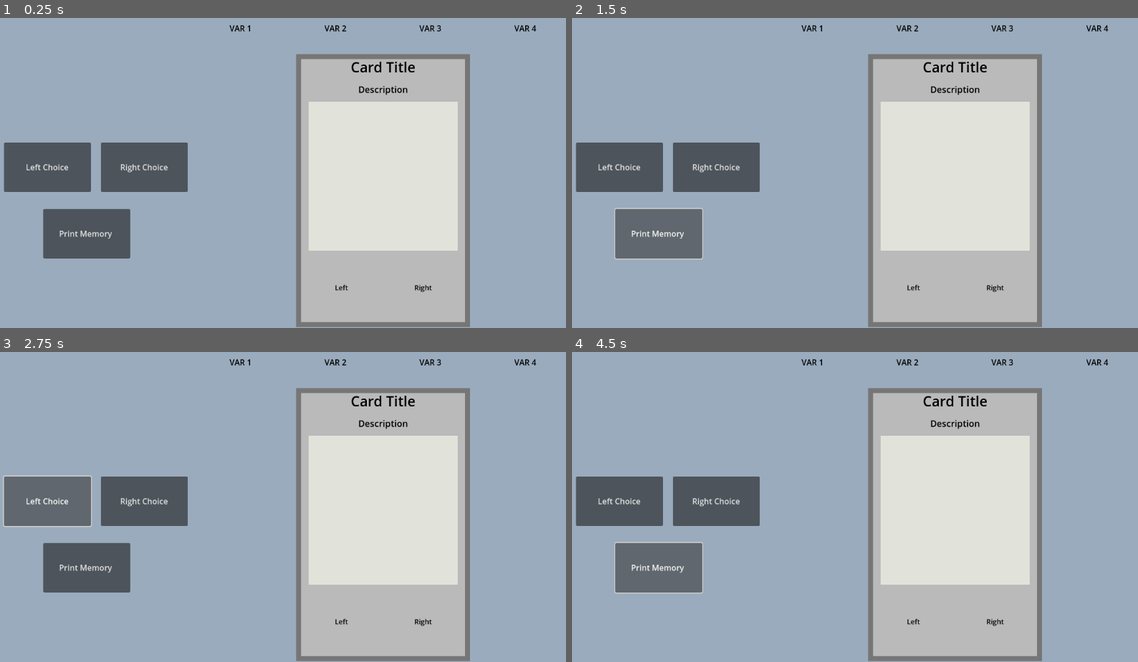
Above: before the commit, frames 1-4 (two rows, left to right).
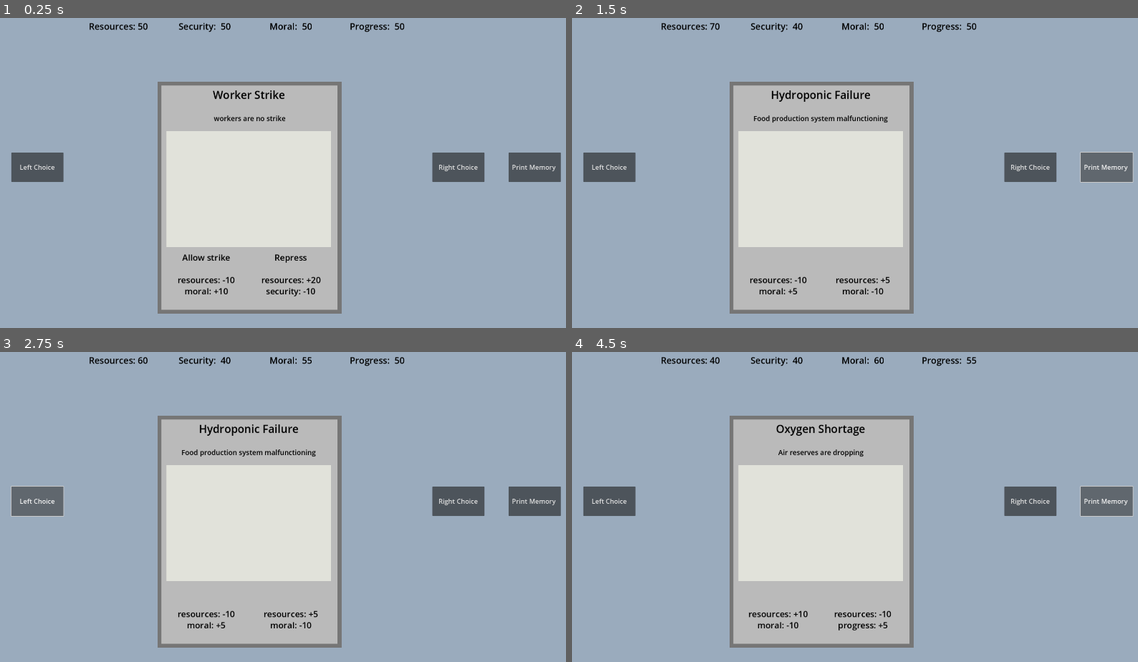
Above: after the commit, the same moments.

Repository: davidcurral/Procedural-Narrative-Prototype-Project
Game: Godot game, scene res://Scenes/main.tscn
Same seed, same stepped clock (60 frames per second), same inputs: the game is played once before the commit and once after it.
Inputs:
- Up to frame 1 (0.25 s): no input
- Up to frame 2 (1.5 s): click "Right Choice" at 0.5 s; click "Print Memory" at 1.25 s
- Up to frame 3 (2.75 s): click "Left Choice" at 2 s
- Up to frame 4 (4.5 s): click "Left Choice" at 2.75 s; click "Right Choice" at 3.5 s; click "Print Memory" at 4.25 s

The runs differ from the first frame. In frame 1, 49% of the frame differs, in the area x 0-100%, y 1-100%; in frame 2, 49%; in frame 3, 49%; in frame 4, 49%.
Error before the commit: Invalid access to property or key 'right_effects' on a base object of type 'Nil'. (res://Scripts/game_state.gd:74)

Commit message:
Day 9 UI changes and re-load cards correctly
Changed the UI of cards and main to be more visible and bigger.
Changed how current load cards was working to be able to apply type and target to the enums. (enums read ints not strings)

Diff:
--- a/procedural-narrative/Resources/auto cards/1_oxygen_shortage.tres
+++ b/procedural-narrative/Resources/auto cards/1_oxygen_shortage.tres
@@ -9,6 +9,7 @@
 
 [sub_resource type="Resource" id="Resource_qy31l"]
 script = ExtResource("1_lucnn")
+target = 3
 value = -10
 
 [sub_resource type="Resource" id="Resource_o186i"]
@@ -17,6 +18,7 @@
 
 [sub_resource type="Resource" id="Resource_vsdgv"]
 script = ExtResource("1_lucnn")
+target = 1
 value = 5
 
 [resource]
--- a/procedural-narrative/Resources/auto cards/2_hydroponic_failure.tres
+++ b/procedural-narrative/Resources/auto cards/2_hydroponic_failure.tres
@@ -9,6 +9,7 @@
 
 [sub_resource type="Resource" id="Resource_piov7"]
 script = ExtResource("1_2kjev")
+target = 3
 value = 5
 
 [sub_resource type="Resource" id="Resource_h2jk8"]
@@ -17,6 +18,7 @@
 
 [sub_resource type="Resource" id="Resource_dog3x"]
 script = ExtResource("1_2kjev")
+target = 3
 value = -10
 
 [resource]
--- a/procedural-narrative/Resources/card_database.tres
+++ b/procedural-narrative/Resources/card_database.tres
@@ -1,8 +1,13 @@
-[gd_resource type="Resource" script_class="CardDatabase" load_steps=3 format=3 uid="uid://7yho5snn7qd3"]
+[gd_resource type="Resource" script_class="CardDatabase" load_steps=7 format=3 uid="uid://7yho5snn7qd3"]
 
 [ext_resource type="Script" uid="uid://nvquj6gcvoei" path="res://Scripts/card_data.gd" id="1_vg1d5"]
 [ext_resource type="Script" uid="uid://b4gjbeghvnxg0" path="res://Scripts/Utilities/card_database.gd" id="2_4q1l7"]
+[ext_resource type="Resource" uid="uid://b41g3p0n5i8sr" path="res://Resources/auto cards/1_oxygen_shortage.tres" id="2_26kh7"]
+[ext_resource type="Resource" uid="uid://bi1yka3anqa6r" path="res://Resources/auto cards/2_hydroponic_failure.tres" id="3_5km27"]
+[ext_resource type="Resource" uid="uid://cnh7rrk5dd7uk" path="res://Resources/auto cards/59_symbiosis_proposal.tres" id="4_ljpky"]
+[ext_resource type="Resource" uid="uid://myvso8xldmbd" path="res://Resources/auto cards/60_planet_awakens.tres" id="5_wdxk7"]
 
 [resource]
 script = ExtResource("2_4q1l7")
+card_list = Array[ExtResource("1_vg1d5")]([ExtResource("2_26kh7"), ExtResource("3_5km27"), ExtResource("4_ljpky"), ExtResource("5_wdxk7")])
 metadata/_custom_type_script = "uid://b4gjbeghvnxg0"
--- a/procedural-narrative/Resources/manual cards/20_worker_strike.tres
+++ b/procedural-narrative/Resources/manual cards/20_worker_strike.tres
@@ -1,8 +1,37 @@
-[gd_resource type="Resource" script_class="Cards" load_steps=3 format=3 uid="uid://bx4htnae2si2l"]
+[gd_resource type="Resource" script_class="Cards" load_steps=7 format=3 uid="uid://bx4htnae2si2l"]
 
 [ext_resource type="Script" uid="uid://1wjhtkh2chtx" path="res://Scripts/Effect.gd" id="1_fh7bu"]
 [ext_resource type="Script" uid="uid://nvquj6gcvoei" path="res://Scripts/card_data.gd" id="2_75iow"]
 
+[sub_resource type="Resource" id="Resource_p5j03"]
+script = ExtResource("1_fh7bu")
+value = -10
+metadata/_custom_type_script = "uid://1wjhtkh2chtx"
+
+[sub_resource type="Resource" id="Resource_5dq55"]
+script = ExtResource("1_fh7bu")
+target = 3
+value = 10
+metadata/_custom_type_script = "uid://1wjhtkh2chtx"
+
+[sub_resource type="Resource" id="Resource_ril4s"]
+script = ExtResource("1_fh7bu")
+value = 20
+metadata/_custom_type_script = "uid://1wjhtkh2chtx"
+
+[sub_resource type="Resource" id="Resource_ps3jy"]
+script = ExtResource("1_fh7bu")
+target = 2
+value = -10
+metadata/_custom_type_script = "uid://1wjhtkh2chtx"
+
 [resource]
 script = ExtResource("2_75iow")
+id = 20
+name = "Worker Strike"
+context = " workers are no strike"
+left_effects = Array[ExtResource("1_fh7bu")]([SubResource("Resource_p5j03"), SubResource("Resource_5dq55")])
+left_description = "Allow strike"
+right_effects = Array[ExtResource("1_fh7bu")]([SubResource("Resource_ril4s"), SubResource("Resource_ps3jy")])
+right_description = "Repress"
 metadata/_custom_type_script = "uid://nvquj6gcvoei"
--- a/procedural-narrative/Scenes/Cards.tscn
+++ b/procedural-narrative/Scenes/Cards.tscn
@@ -20,19 +20,20 @@
 script = ExtResource("1_3q7ms")
 
 [node name="Panel" type="Panel" parent="."]
-custom_minimum_size = Vector2(300, 500)
+custom_minimum_size = Vector2(475, 550)
 layout_mode = 1
 anchors_preset = 8
 anchor_left = 0.5
 anchor_top = 0.5
 anchor_right = 0.5
 anchor_bottom = 0.5
-offset_left = -176.0
+offset_left = -251.0
 offset_top = -274.0
-offset_right = 174.0
-offset_bottom = 276.0
+offset_right = 224.0
+offset_bottom = 326.0
 grow_horizontal = 2
 grow_vertical = 2
+scale = Vector2(1.3, 1.3)
 pivot_offset = Vector2(175, 275)
 theme_override_styles/panel = SubResource("StyleBoxFlat_dooop")
 
@@ -41,7 +42,10 @@
 anchors_preset = 15
 anchor_right = 1.0
 anchor_bottom = 1.0
+offset_left = 7.3076935
 offset_top = 6.0
+offset_right = -9.615356
+offset_bottom = -7.307617
 grow_horizontal = 2
 grow_vertical = 2
 
@@ -66,14 +70,14 @@
 vertical_alignment = 1
 
 [node name="ColorRect" type="ColorRect" parent="Panel/VBoxContainer"]
-custom_minimum_size = Vector2(300, 300)
+custom_minimum_size = Vector2(425, 300)
 layout_mode = 2
 size_flags_horizontal = 4
 size_flags_vertical = 3
 color = Color(0.8834328, 0.88541156, 0.85293067, 1)
 
 [node name="Description" type="Label" parent="Panel/VBoxContainer"]
-custom_minimum_size = Vector2(50, 150)
+custom_minimum_size = Vector2(50, 160)
 layout_mode = 2
 size_flags_vertical = 1
 theme_override_colors/font_color = Color(0, 0, 0, 1)
@@ -87,6 +91,7 @@
 anchor_right = 1.0
 anchor_bottom = 1.0
 offset_left = 12.0
+offset_top = 8.0
 offset_right = -13.0
 offset_bottom = -8.0
 grow_horizontal = 2
@@ -97,8 +102,8 @@
 size_flags_horizontal = 3
 size_flags_vertical = 3
 theme_override_colors/font_color = Color(0, 0, 0, 1)
-theme_override_constants/line_spacing = 0
-theme_override_font_sizes/font_size = 14
+theme_override_constants/line_spacing = -2
+theme_override_font_sizes/font_size = 22
 text = "Left"
 horizontal_alignment = 1
 vertical_alignment = 1
@@ -108,8 +113,8 @@
 size_flags_horizontal = 3
 size_flags_vertical = 3
 theme_override_colors/font_color = Color(0, 0, 0, 1)
-theme_override_constants/line_spacing = 0
-theme_override_font_sizes/font_size = 14
+theme_override_constants/line_spacing = -2
+theme_override_font_sizes/font_size = 22
 text = "Right"
 horizontal_alignment = 1
 vertical_alignment = 1
--- a/procedural-narrative/Scenes/main.tscn
+++ b/procedural-narrative/Scenes/main.tscn
@@ -1,11 +1,9 @@
-[gd_scene load_steps=12 format=3 uid="uid://c7c1xfww0va0j"]
+[gd_scene load_steps=10 format=3 uid="uid://c7c1xfww0va0j"]
 
 [ext_resource type="Script" uid="uid://csiy081se5hs" path="res://Scripts/main.gd" id="1_bo1nx"]
 [ext_resource type="PackedScene" uid="uid://cephiiu50nyso" path="res://Scenes/Cards.tscn" id="2_6bp64"]
 [ext_resource type="Script" uid="uid://nvquj6gcvoei" path="res://Scripts/card_data.gd" id="2_jjvhh"]
-[ext_resource type="Resource" uid="uid://biyn164p3wqr5" path="res://Resources/manual cards/56_ai_uprising.tres" id="3_21xkr"]
-[ext_resource type="Resource" uid="uid://cavov70jgh2j4" path="res://Resources/manual cards/36_strange_signal.tres" id="4_6bp64"]
-[ext_resource type="Resource" uid="uid://c0yll1jb4p62o" path="res://Resources/manual cards/62_planet_awakens.tres" id="5_344ge"]
+[ext_resource type="Resource" uid="uid://bx4htnae2si2l" path="res://Resources/manual cards/20_worker_strike.tres" id="3_6bp64"]
 [ext_resource type="Script" uid="uid://bwcixh2xe0uk5" path="res://Scripts/Utilities/data_loader.gd" id="7_6bp64"]
 [ext_resource type="Script" uid="uid://bbx5hja5ve1l0" path="res://Scripts/Utilities/ToolBuilderScript.gd" id="8_344ge"]
 [ext_resource type="Resource" uid="uid://7yho5snn7qd3" path="res://Resources/card_database.tres" id="9_ynf5e"]
@@ -17,14 +15,13 @@
 bg_color = Color(0.6, 0.6, 0.6, 0)
 
 [node name="Main" type="Control"]
+custom_minimum_size = Vector2(1920, 1080)
 layout_mode = 3
-anchors_preset = 15
-anchor_right = 1.0
-anchor_bottom = 1.0
-grow_horizontal = 2
-grow_vertical = 2
+anchors_preset = 0
+offset_right = 1920.0
+offset_bottom = 1080.0
 script = ExtResource("1_bo1nx")
-initial_card_list = Array[ExtResource("2_jjvhh")]([ExtResource("3_21xkr"), ExtResource("4_6bp64"), ExtResource("5_344ge")])
+initial_card_list = Array[ExtResource("2_jjvhh")]([ExtResource("3_6bp64")])
 database = ExtResource("9_ynf5e")
 
 [node name="Panel" type="Panel" parent="."]
@@ -44,35 +41,19 @@
 grow_horizontal = 2
 grow_vertical = 2
 
-[node name="NextCard" type="Button" parent="Panel/HBoxContainer"]
-visible = false
-custom_minimum_size = Vector2(175, 100)
-layout_mode = 2
-size_flags_horizontal = 6
-size_flags_vertical = 4
-size_flags_stretch_ratio = 2.49
-text = "NEXT CARD"
-
 [node name="LeftChoice" type="Button" parent="Panel/HBoxContainer"]
 custom_minimum_size = Vector2(175, 100)
 layout_mode = 2
 size_flags_horizontal = 6
 size_flags_vertical = 4
 size_flags_stretch_ratio = 2.49
+theme_override_font_sizes/font_size = 22
 text = "Left Choice"
-
-[node name="RightChoice" type="Button" parent="Panel/HBoxContainer"]
-custom_minimum_size = Vector2(175, 100)
-layout_mode = 2
-size_flags_horizontal = 6
-size_flags_vertical = 4
-size_flags_stretch_ratio = 2.49
-text = "Right Choice"
 
 [node name="Panel" type="Panel" parent="Panel/HBoxContainer"]
 layout_mode = 2
 size_flags_horizontal = 3
-size_flags_stretch_ratio = 9.86
+size_flags_stretch_ratio = 11.4
 theme_override_styles/panel = SubResource("StyleBoxFlat_6bp64")
 
 [node name="VBoxContainer" type="VBoxContainer" parent="Panel/HBoxContainer/Panel"]
@@ -86,12 +67,13 @@
 [node name="HBoxContainer" type="HBoxContainer" parent="Panel/HBoxContainer/Panel/VBoxContainer"]
 layout_mode = 2
 size_flags_vertical = 3
-size_flags_stretch_ratio = 0.56
+size_flags_stretch_ratio = 0.5
 
 [node name="Label" type="Label" parent="Panel/HBoxContainer/Panel/VBoxContainer/HBoxContainer"]
 layout_mode = 2
 size_flags_horizontal = 3
 theme_override_colors/font_color = Color(0, 0, 0, 1)
+theme_override_font_sizes/font_size = 30
 text = "VAR 1"
 horizontal_alignment = 1
 vertical_alignment = 1
@@ -100,6 +82,7 @@
 layout_mode = 2
 size_flags_horizontal = 3
 theme_override_colors/font_color = Color(0, 0, 0, 1)
+theme_override_font_sizes/font_size = 30
 text = "VAR 2"
 horizontal_alignment = 1
 vertical_alignment = 1
@@ -108,6 +91,7 @@
 layout_mode = 2
 size_flags_horizontal = 3
 theme_override_colors/font_color = Color(0, 0, 0, 1)
+theme_override_font_sizes/font_size = 30
 text = "VAR 3"
 horizontal_alignment = 1
 vertical_alignment = 1
@@ -116,6 +100,7 @@
 layout_mode = 2
 size_flags_horizontal = 3
 theme_override_colors/font_color = Color(0, 0, 0, 1)
+theme_override_font_sizes/font_size = 30
 text = "VAR 4"
 horizontal_alignment = 1
 vertical_alignment = 1
@@ -123,18 +108,24 @@
 [node name="Cards" parent="Panel/HBoxContainer/Panel/VBoxContainer" instance=ExtResource("2_6bp64")]
 layout_mode = 2
 size_flags_vertical = 3
-size_flags_stretch_ratio = 3.51
+size_flags_stretch_ratio = 3.57
 
-[node name="RightChoice2" type="Button" parent="Panel"]
+[node name="RightChoice" type="Button" parent="Panel/HBoxContainer"]
 custom_minimum_size = Vector2(175, 100)
-layout_mode = 0
-offset_left = 87.0
-offset_top = 408.0
-offset_right = 262.0
-offset_bottom = 508.0
+layout_mode = 2
 size_flags_horizontal = 6
 size_flags_vertical = 4
 size_flags_stretch_ratio = 2.49
+theme_override_font_sizes/font_size = 22
+text = "Right Choice"
+
+[node name="PrintMemory" type="Button" parent="Panel/HBoxContainer"]
+custom_minimum_size = Vector2(175, 100)
+layout_mode = 2
+size_flags_horizontal = 6
+size_flags_vertical = 4
+size_flags_stretch_ratio = 2.49
+theme_override_font_sizes/font_size = 22
 text = "Print Memory "
 
 [node name="DataLoader" type="Node" parent="."]
@@ -144,7 +135,6 @@
 script = ExtResource("8_344ge")
 database = ExtResource("9_ynf5e")
 
-[connection signal="pressed" from="Panel/HBoxContainer/NextCard" to="." method="_on_next_card_pressed"]
 [connection signal="pressed" from="Panel/HBoxContainer/LeftChoice" to="." method="_on_left_choice_pressed"]
 [connection signal="pressed" from="Panel/HBoxContainer/RightChoice" to="." method="_on_right_choice_pressed"]
-[connection signal="pressed" from="Panel/RightChoice2" to="." method="_on_memory_print"]
+[connection signal="pressed" from="Panel/HBoxContainer/PrintMemory" to="." method="_on_memory_print"]
--- a/procedural-narrative/Scripts/Effect.gd
+++ b/procedural-narrative/Scripts/Effect.gd
@@ -27,6 +27,6 @@
 @export var type: type_options
 @export var target: target_options
 @export var value: int
-@export var arc: arc_options = 0
+@export var arc: arc_options
 var arc_chapter: Array = []
 #@export var description := ""
--- a/procedural-narrative/Scripts/Utilities/ToolBuilderScript.gd
+++ b/procedural-narrative/Scripts/Utilities/ToolBuilderScript.gd
@@ -5,8 +5,9 @@
 @export var build: bool = false:
 	set(value):
 		if value:
-			build_database()
-			build = false
+			if Engine.is_editor_hint():
+				build_database()
+				build = false
 
 
 func build_database():
--- a/procedural-narrative/Scripts/Utilities/data_loader.gd
+++ b/procedural-narrative/Scripts/Utilities/data_loader.gd
@@ -1,12 +1,19 @@
 @tool
 extends Node
+
+@export var build: bool = false:
+	set(value):
+		if value:
+			if Engine.is_editor_hint():
+				run()
+				build = false
 
 @onready var card_builder_dictionary: Dictionary = {}
 @onready var effect_builder_dictionary: Dictionary = {}
 var folder_path: = "res://Resources/auto cards"
 
 
-func _enter_tree():
+func run():
 	load_card()
 	load_efect()
 	link_effects_to_cards()
@@ -55,8 +62,8 @@
 		var effect = Effect.new()
 		effect.card_id = int(line[0])
 		effect.choice = line[1]
-		effect.type = line[2]
-		effect.target = line[3]
+		effect.type = type_to_enum(line[2])
+		effect.target = target_to_enum(line[3])
 		effect.value = float(line[4])
 		#effect.extra = line[5]
 		if effect.card_id not in effect_builder_dictionary:
@@ -98,3 +105,28 @@
 		var full_path = folder_path + "/" + file_name
 		var card_resource = load(full_path)
 		main_array.append(card_resource)
+
+
+static func type_to_enum(value: String) -> int:
+	if value == "stat":
+		return 0
+	elif value == "flag":
+		return 1
+	elif value == "unlock":
+		return 2
+	elif value == "countdown":
+		return 3
+	return 0
+
+static func target_to_enum(value: String) -> int:
+	if value == "resources":
+		return 0
+	elif value == "progress":
+		return 1
+	elif value == "security":
+		return 2
+	elif value == "moral":
+		return 3
+	elif value == "risk":
+		return 4
+	return 0
--- a/procedural-narrative/Scripts/card_data.gd
+++ b/procedural-narrative/Scripts/card_data.gd
@@ -27,8 +27,8 @@
 @export var right_effects: Array[Effect]
 @export var right_description: String = ''
 
-var left_effect: Array = []
-var right_effect: Array = []
+#var left_effect: Array = []
+#var right_effect: Array = []
 
 '''
 # -- Left Variables --
--- a/procedural-narrative/Scripts/card_item.gd
+++ b/procedural-narrative/Scripts/card_item.gd
@@ -18,30 +18,30 @@
 	name_label.text = card_data.name
 	context_label.text = card_data.context
 
-	var left_text: String = card_data.left_description + "\n"
+	var left_text: String = card_data.left_description + "\n\n"
 	for effect in card_data.left_effects:
 		var target_name = enum_to_string(effect.target_options, effect["target"])
 		var value = effect["value"]
-		var description = effect["description"]
+		#var description = effect["description"]
 		var arc = effect["arc"]
 		if arc == 0:
-			left_text += "%s: %+d\n" % [target_name, value] + "\n" + description
+			left_text += "%s: %+d\n" % [target_name, value] #+ "\n" #+ description
 		else:
-			left_text += enum_to_string(effect.arc_options, effect["arc"]) + "\n" + description
+			left_text += enum_to_string(effect.arc_options, effect["arc"]) + "\n" #+ description
 
 
 	left.text = left_text
 
-	var right_text: String = card_data.right_description + "\n"
+	var right_text: String = card_data.right_description + "\n\n"
 	for effect in card_data.right_effects:
 		var target_name = enum_to_string(effect.target_options, effect["target"])
 		var value = effect["value"]
-		var description = effect["description"]
+		#var description = effect["description"]
 		var arc = effect["arc"]
 		if arc == 0:
-			right_text += "%s: %+d\n" % [target_name, value] + "\n" + description
+			right_text += "%s: %+d\n" % [target_name, value] #+ "\n" + description
 		else:
-			right_text += enum_to_string(effect.arc_options, effect["arc"]) + "\n" + description
+			right_text += enum_to_string(effect.arc_options, effect["arc"]) + "\n" #+ description
 
 
 	right.text = right_text
--- a/procedural-narrative/Scripts/effect_utilities.gd
+++ b/procedural-narrative/Scripts/effect_utilities.gd
@@ -4,3 +4,12 @@
 
 static func enum_to_string(enum_dict: Dictionary, value: int) -> String:
 	return enum_dict.keys()[value]
+
+
+
+'''
+enum type_options {stat, flag, unlock}
+enum target_options {resources, progress, security, moral, risk}
+enum arc_options {no_arc, AI, Aliens, Authoritarian_ruler}
+
+'''
--- a/procedural-narrative/Scripts/game_state.gd
+++ b/procedural-narrative/Scripts/game_state.gd
@@ -60,7 +60,7 @@
 		if card_data.available == true:
 			available_cards_list[card_data.id] = card_data
 
-	#show_first_card()
+	show_first_card()
 
 
 func _on_choice_made(choice_id):
@@ -125,7 +125,8 @@
 
 
 func show_first_card():
-	var card_picked = rng.randi_range(0,len(initial_card_list))
-	var card_resource = initial_card_list[card_picked]
+	#var card_picked = rng.randi_range(0,len(initial_card_list))
+	#var card_resource = initial_card_list[card_picked]
+	var card_resource = initial_card_list[0]
 	stored_current_card = card_resource
 	card_selected.emit(card_resource)
--- a/procedural-narrative/project.godot
+++ b/procedural-narrative/project.godot
@@ -20,6 +20,11 @@
 GameState="*res://Scripts/game_state.gd"
 GameMemory="*res://Scripts/game_memory.gd"
 
+[display]
+
+window/size/viewport_width=1920
+window/size/viewport_height=1080
+
 [rendering]
 
 renderer/rendering_method="gl_compatibility"
Not shown: 1 places in procedural-narrative/Resources/auto cards/1_oxygen_shortage.tres that only renumber resources
Not shown: 1 places in procedural-narrative/Resources/auto cards/2_hydroponic_failure.tres that only renumber resources
Not shown: 1 places in procedural-narrative/Resources/auto cards/59_symbiosis_proposal.tres that only renumber resources
Not shown: 1 places in procedural-narrative/Resources/auto cards/60_planet_awakens.tres that only renumber resources
